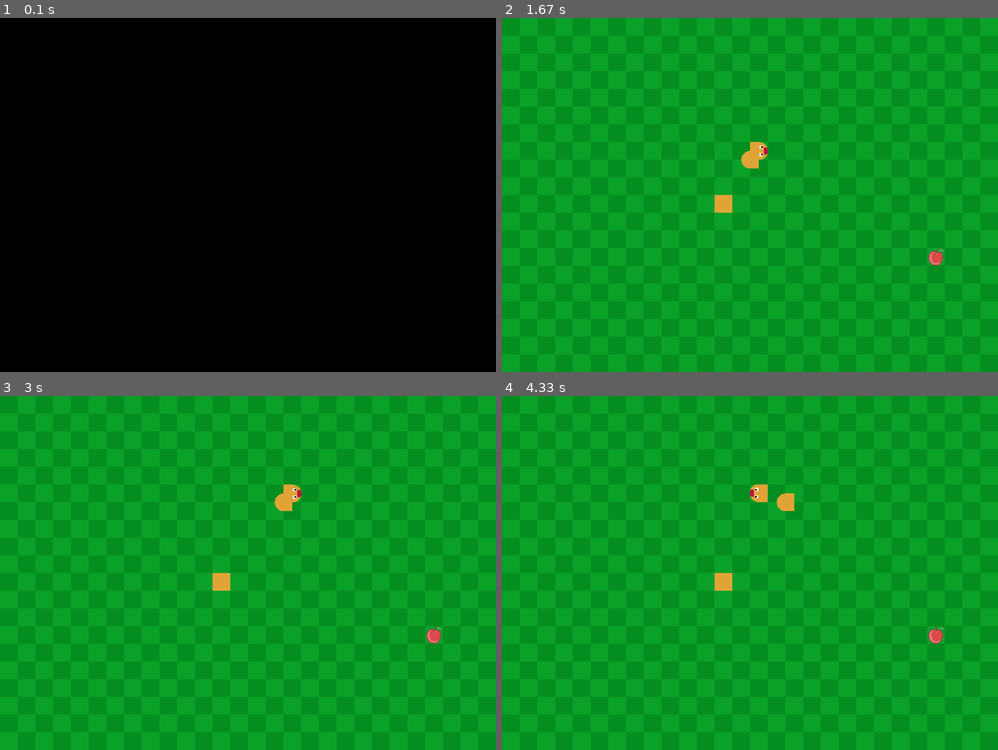
Above: before the commit, frames 1-4 (two rows, left to right).
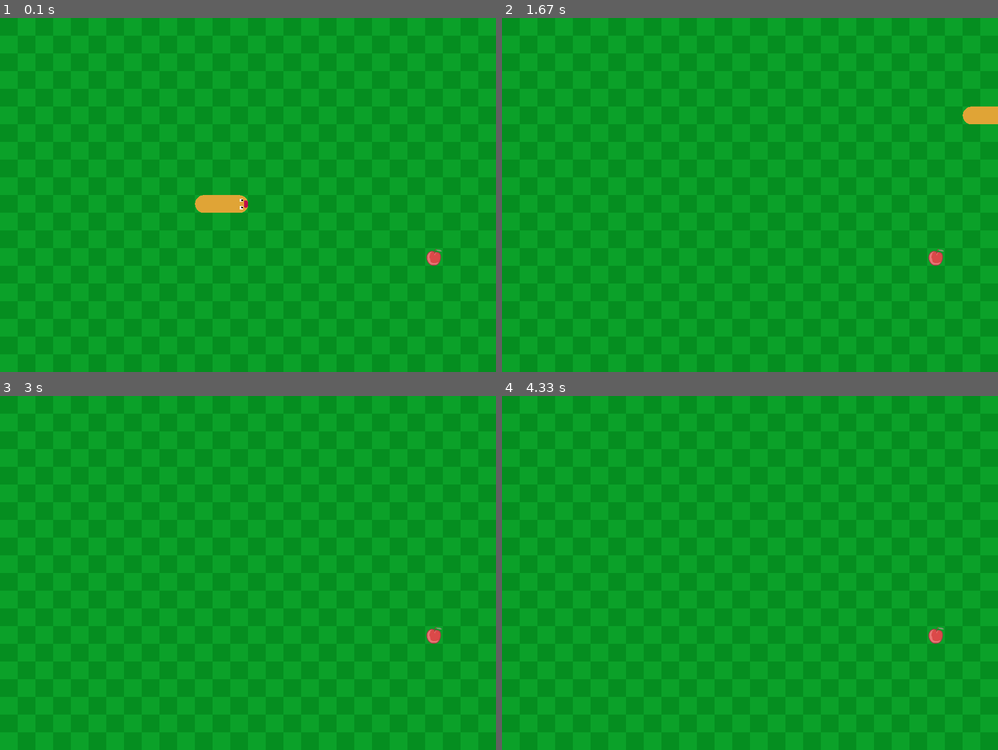
Above: after the commit, the same moments.

Repository: LassePladsen/Pygame-Snake
Game: pygame game, started from scripts/make_exe.py
Same seed, same stepped clock (60 frames per second), same inputs: the game is played once before the commit and once after it.
Inputs:
- Up to frame 1 (0.1 s): no input
- Up to frame 2 (1.67 s): tap W at 0.33 s; hold Esc 0.67-1.13 s; hold Right 0.67-1.13 s
- Up to frame 3 (3 s): no input
- Up to frame 4 (4.33 s): hold S 3.23-3.7 s; hold Esc 3.73-4.2 s; hold Left 3.73-4.2 s

The runs differ from the first frame. In frame 1, 100% of the frame differs, in the area x 0-100%, y 0-100%; in frame 2, 0.8%; in frame 3, 0.5%; in frame 4, 0.5%.

Commit message:
Simplified match statements by using dicts. Added a seperate load_image() function for the sprite images.

Diff:
--- a/snake/main.py
+++ b/snake/main.py
@@ -3,7 +3,7 @@
 def main() -> None:
     game = SnakeGame(screen_size=(896, 640),
                      screen_title="Snake",
-                     fps=3)
+                     fps=15)
     game.grow(1)
     game.run()
 if __name__ == '__main__':
--- a/snake/snakegame.py
+++ b/snake/snakegame.py
@@ -1,4 +1,6 @@
 import logging
+import sys
+
 import pygame as pg
 
 import sprites
@@ -10,11 +12,22 @@
 def quit_game() -> None:
     """Quits the game."""
     pg.quit()
-    exit(0)
+    sys.exit()
 
 
 class SnakeGame:
     """Class containing snake game logic and data."""
+
+    DIRECTIONS = {  # Mapping key presses to directions
+        pg.K_UP: "up",
+        pg.K_DOWN: "down",
+        pg.K_LEFT: "left",
+        pg.K_RIGHT: "right",
+        pg.K_w: "up",
+        pg.K_s: "down",
+        pg.K_a: "left",
+        pg.K_d: "right"
+    }
 
     def __init__(self,
                  screen_size: tuple[int, int],
@@ -30,8 +43,8 @@
 
         x, y = int(screen_size[0] / 2) - 1 * sprites.TILE_SIZE[0], int(screen_size[1] / 2)
         self._tail = sprites.Tail((x - sprites.TILE_SIZE[0], y))
-        self._head = sprites.Head((x, y), next_segment=self._tail)
-        self.snake_segments: list[sprites.SnakeSegment | sprites.Food] = [self._head, self._tail]
+        self._head = sprites.Head((x, y), prev_segment=self._tail)
+        self.snake_segments = []
         # self.snake_length gets set as a property of the above lists length
 
         # Create food sprite at random position no closer than 8 tiles from the snake's head.
@@ -39,7 +52,7 @@
                                   max_dist=8,
                                   head_pos=self._head.pos)
         self._sprite_group = sprites.SpriteGroup()
-        self._add_sprites([self._head, self._tail, self._food])
+        self._add_sprites([self._head, self._tail, self._food])  # add to sprite group and snake_segment list
 
     @property
     def snake_length(self) -> int:
@@ -50,7 +63,8 @@
         """Add given sprites to the sprite group and list."""
         # noinspection PyTypeChecker
         self._sprite_group.add(sprite_list)
-        self.snake_segments += sprite_list
+        # dont add food to snake_segment list
+        self.snake_segments += [sprite for sprite in sprite_list if isinstance(sprite, sprites.SnakeSegment)]
 
     def grow(self, amount: int) -> None:
         """Grows the snake by a given amount of tile sizes."""
@@ -64,34 +78,25 @@
         tail = self.snake_segments.pop()
         new_sprites = []
         prev_segment = tail
-        match self._head.direction:
-            case "right":
-                self._move_tail(x=-amount * size[0])
-                for i in range(-amount+1, 1):
-                    prev_segment = sprites.Body((x + i * size[0], y), prev_segment=prev_segment)
-                    new_sprites.append(prev_segment)
-            case "left":
-                self._move_tail(x=amount * size[0])
-                for i in range(-amount+1, 0):
-                    prev_segment = sprites.Body((x - i * size[0], y), prev_segment=prev_segment)
-                    new_sprites.append(prev_segment)
-            case "up":
-                self._move_tail(y=amount * size[1])
-                for i in range(-amount+1, 0):
-                    prev_segment = sprites.Body((x, y - i * size[1]), prev_segment=prev_segment)
-                    new_sprites.append(prev_segment)
-            case "down":
-                self._move_tail(y=-amount * size[0])
-                for i in range(-amount+1, 0):
-                    prev_segment = sprites.Body((x, y + i * size[1]), prev_segment=prev_segment)
-                    new_sprites.append(prev_segment)
-        self._add_sprites(new_sprites)
+        movement_values = {
+            "right": (-amount * size[0], 0),
+            "left": (amount * size[0], 0),
+            "up": (0, amount * size[1]),
+            "down": (0, -amount * size[1])
+        }
+        dx, dy = movement_values[self._head.direction]  # movement steps
+        self._move_tail(dx, dy)
+        for i in range(-amount + 1, 1):
+            prev_segment = sprites.Body((x + i * dx, y + i * dy), prev_segment=prev_segment)
+            new_sprites.append(prev_segment)
+        self._add_sprites(new_sprites[::-1])  # reverse the list to add the segments in the correct order
+        self._head.prev_segment = self.snake_segments[1]
         self.snake_segments.append(tail)
 
-    def _move_tail(self, x: int = 0, y: int = 0):
-        logging.debug(f"Moving tail by {x, y}. Old pos = {self._tail.pos}, New pos ="
-                      f" {self._tail.pos[0] + x, self._tail.pos[1] + y}.")
-        self._tail.pos = self._tail.pos[0] + x, self._tail.pos[1] + y
+    def _move_tail(self, dx: int = 0, dy: int = 0):
+        logging.debug(f"Moving tail by {dx, dy}. Old pos = {self._tail.pos}, New pos ="
+                      f" {self._tail.pos[0] + dx, self._tail.pos[1] + dy}.")
+        self._tail.pos = self._tail.pos[0] + dx, self._tail.pos[1] + dy
 
     def pause(self) -> None:
         """Pauses the game."""
@@ -105,8 +110,8 @@
         """Turns the snake's head in a given direction."""
         if self._head.direction == direction:
             return
-        logging.debug(f"Turning snake {direction}.")
-        self._head.turn(direction)
+        logging.info(f"Attempting to turn snake {direction}.")
+        self._head.direction = direction
 
     def _handle_events(self, events: list[pg.event.Event]) -> None:
         for event in events:
@@ -119,20 +124,18 @@
 
     def _handle_key_press(self, key: int) -> None:
         """Handles key presses."""
-        match key:
-            case pg.K_ESCAPE:  # _pause or resume the game
-                self._pause = not self._pause
-                # todo: add a pause screen/text overlay
-                return
-            case pg.K_UP | pg.K_w:
-                self.turn("up")
-            case pg.K_DOWN | pg.K_s:
-                self.turn("down")
-            case pg.K_LEFT | pg.K_a:
-                self.turn("left")
-            case pg.K_RIGHT | pg.K_d:
-                self.turn("right")
-        self.unpause()
+        if key == pg.K_ESCAPE:  # pause or resume the game
+            self._pause = not self._pause
+            # todo: add a pause screen/text overlay
+        elif key in self.DIRECTIONS:
+            self.turn(self.DIRECTIONS[key])
+            self.unpause()
+
+    def _update_screen(self, screen: pg.surface.Surface, background: pg.surface.Surface) -> None:
+        """Updates the screen."""
+        screen.blit(background, (0, 0))
+        self._sprite_group.draw(screen)
+        pg.display.update()
 
     def run(self) -> None:
         """Runs the game loop"""
@@ -142,9 +145,7 @@
         while True:
             clock.tick(self.fps)
             logging.debug(f"[head.pos, tail.pos] = [{self._head.pos}, {self._tail.pos}]")
-            screen.blit(background, (0, 0))
             self._handle_events(pg.event.get())
             if not self._pause:
                 self._head.move()
-            self._sprite_group.draw(screen)
-            pg.display.update()
+            self._update_screen(screen, background)
--- a/snake/sprites.py
+++ b/snake/sprites.py
@@ -7,6 +7,12 @@
 TILE_SIZE = 32, 32
 SNAKE_COLOR = 224, 164, 54
 FOOD_SIZE = TILE_SIZE
+
+
+def load_image(path: str, size: tuple[int, int]) -> pg.surface.Surface:
+    """Load an image from the given path and scale it to the given size."""
+    image = pg.image.load(path)
+    return pg.transform.scale(image, size)
 
 
 class SpriteGroup(pg.sprite.Group):
@@ -56,17 +62,14 @@
                  pos: tuple[int, int],
                  anchor: str = "center") -> pg.rect.Rect:
         """Returns a sprite rect at a given position."""
-        match anchor:
-            case "topleft":
-                return self.image.get_rect(topleft=pos)
-            case "topright":
-                return self.image.get_rect(topright=pos)
-            case "bottomleft":
-                return self.image.get_rect(bottomleft=pos)
-            case "bottomright":
-                return self.image.get_rect(bottomright=pos)
-            case "center" | _:
-                return self.image.get_rect(center=pos)
+        anchor_positions = {
+            "topleft": self.image.get_rect(topleft=pos),
+            "topright": self.image.get_rect(topright=pos),
+            "bottomleft": self.image.get_rect(bottomleft=pos),
+            "bottomright": self.image.get_rect(bottomright=pos),
+            "center": self.image.get_rect(center=pos),
+        }
+        return anchor_positions.get(anchor, self.image.get_rect(center=pos))  # defaults to anchor center
 
     def move(self) -> None:
         """Placeholder move method for inheritance."""
@@ -81,13 +84,13 @@
                  pos: tuple[int, int],
                  anchor: str = "center",
                  direction: str = "right",
-                 next_segment: BaseSprite = None) -> None:
+                 prev_segment: BaseSprite = None) -> None:
         match direction.lower():
             case "up" | "down" | "left" | "right":
-                self.direction = direction
+                self._direction = direction
             case _:
                 raise ValueError(f"Invalid direction: '{direction}'.")
-        self.next_segment = next_segment
+        self.prev_segment = prev_segment
         super().__init__(sprite_type=sprite_type,
                          size=TILE_SIZE,
                          pos=pos,
@@ -95,47 +98,44 @@
 
     def move(self) -> None:
         """Move the snake sprite in the direction it is facing by one tile size."""
-        previous_pos = self.pos
-        match self.direction.lower():
+        x, y = self.pos
+        match self._direction.lower():
             case "up":
-                self.pos = (self.rect.x, self.rect.y - TILE_SIZE[1])
+                self.pos = (x, y - TILE_SIZE[1])
             case "down":
-                self.pos = (self.rect.x, self.rect.y + TILE_SIZE[1])
+                self.pos = (x, y + TILE_SIZE[1])
             case "left":
-                self.pos = (self.rect.x - TILE_SIZE[0], self.rect.y)
+                self.pos = (x - TILE_SIZE[0], y)
             case "right":
-                self.pos = (self.rect.x + TILE_SIZE[0], self.rect.y)
+                self.pos = (x + TILE_SIZE[0], y)
             case _:
-                raise ValueError(f"Invalid direction: '{self.direction}'.")
-        # move next segment
-        if self.next_segment is not None:
-            self.next_segment.move()
-            self.next_segment.pos = previous_pos
-
-    def turn(self, direction: str) -> None:
+                raise ValueError(f"Invalid direction: '{self._direction}'.")
+        # move next snake segment
+        if self.prev_segment is not None:
+            self.prev_segment.move()
+            self.prev_segment.pos = x, y
+
+    @property
+    def direction(self) -> str:
+        """Returns the direction the snake sprite is facing."""
+        return self._direction
+
+    @direction.setter
+    def direction(self, direction: str) -> None:
         """Turn the snake sprite to face the given direction. Prevents the snake from doing a u-turn."""
-        match direction, self.direction:
-            case "up", "left":
-                self.rotate(-90)
-            case "up", "right":
-                self.rotate(90)
-            case "down", "left":
-                self.rotate(90)
-            case "down", "right":
-                self.rotate(-90)
-            case "left", "up":
-                self.rotate(90)
-            case "left", "down":
-                self.rotate(-90)
-            case "right", "up":
-                self.rotate(-90)
-            case "right", "down":
-                self.rotate(90)
-            case _, _:
-                return
-        self.direction = direction
-
-    def rotate(self, degrees: int) -> None:
+        allowed_turns = {  # initial key is current self.direction, nested key is desired given direction.
+            "up": {"left": 90, "right": -90},
+            "down": {"left": -90, "right": 90},
+            "left": {"up": -90, "down": 90},
+            "right": {"up": 90, "down": -90},
+        }
+        rotation_angle = allowed_turns.get(self._direction, {}).get(direction)
+        if rotation_angle is not None:
+            self._rotate(rotation_angle)
+            self._direction = direction
+
+
+    def _rotate(self, degrees: int) -> None:
         """Rotates the sprite a given degree. Positive degrees is clockwise, negative is counter-clockwise."""
         self.image = pg.transform.rotate(self.image, degrees)
         self.rect = self.get_rect(self.pos, self._anchor)
@@ -148,15 +148,14 @@
                  pos: tuple[int, int],
                  anchor: str = "center",
                  direction: str = "right",
-                 next_segment: SnakeSegment = None) -> None:
-        img_path = get_resource_path(r"..\assets\images\head.png")
-        self.image = pg.image.load(img_path)
+                 prev_segment: SnakeSegment = None) -> None:
+        self.image = load_image(get_resource_path(r"..\assets\images\head.png"), TILE_SIZE)
         self.rect = self.image.get_rect()
         super().__init__(sprite_type="head",
                          pos=pos,
                          anchor=anchor,
                          direction=direction,
-                         next_segment=next_segment)
+                         prev_segment=prev_segment)
 
 
 class Tail(SnakeSegment):
@@ -166,15 +165,14 @@
                  pos: tuple[int, int],
                  anchor: str = "center",
                  direction: str = "right",
-                 next_segment: SnakeSegment = None) -> None:
-        img_path = get_resource_path(r"..\assets\images\tail.png")
-        self.image = pg.image.load(img_path)
+                 prev_segment: SnakeSegment = None) -> None:
+        self.image = load_image(get_resource_path(r"..\assets\images\tail.png"), TILE_SIZE)
         self.rect = self.image.get_rect()
         super().__init__(sprite_type="tail",
                          pos=pos,
                          anchor=anchor,
                          direction=direction,
-                         next_segment=next_segment)
+                         prev_segment=prev_segment)
 
 
 class Body(SnakeSegment):
@@ -192,7 +190,11 @@
                          pos=pos,
                          anchor=anchor,
                          direction=direction,
-                         next_segment=prev_segment)
+                         prev_segment=prev_segment)
+
+    def _rotate(self, degrees: any) -> None:
+        """No rotation needed for the body as it is a colored square sprite."""
+        pass
 
 
 class Food(BaseSprite):
@@ -202,8 +204,7 @@
                  screen_size: tuple[int, int],
                  max_dist: int,
                  head_pos: tuple[int, int]) -> None:
-        img_path = get_resource_path(r"..\assets\images\food.png")
-        self.image = pg.image.load(img_path)
+        self.image = load_image(get_resource_path(r"..\assets\images\food.png"), TILE_SIZE)
         self.rect = self.image.get_rect()
         pos = get_random_tile_pos(screen_size,
                                   TILE_SIZE,
Not shown, changed: todo.md
